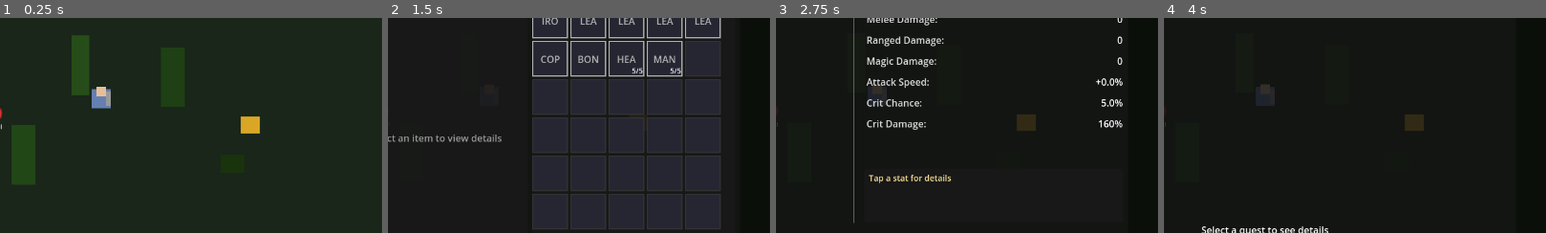
Above: before the commit, frames 1-4 (left to right).
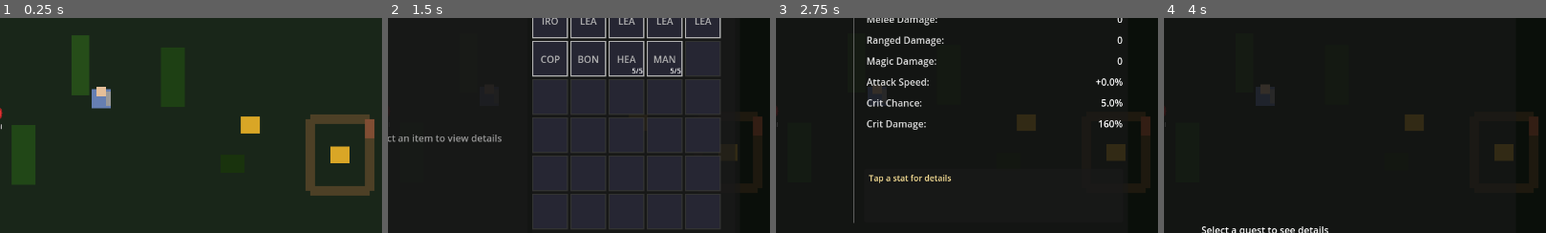
Above: after the commit, the same moments.

Repository: MatousHruska/MobileTestia
Game: Godot game, scene res://scenes/world/zone_forest.tscn
Same seed, same stepped clock (60 frames per second), same inputs: the game is played once before the commit and once after it. This scene is started directly instead of the project's main scene.
Inputs:
- Up to frame 1 (0.25 s): no input
- Up to frame 2 (1.5 s): click "☰" at 0.5 s; click "Inventory" at 1.25 s
- Up to frame 3 (2.75 s): click "Stats" at 2 s
- Up to frame 4 (4 s): click "Skills" at 2.75 s; click "Quests" at 3.5 s
The pictures show only the part of the screen within x 37-87%, y 32-82%; the shares and areas given below are measured in that part.

The runs differ from the first frame. In frame 1, 3.3% of the frame differs, in the area x 80-98%, y 44-83%; in frame 2, 0.3%; in frame 3, 0.6%; in frame 4, 0.6%.

Commit message:
Add secret room to Forest and miniboss spawn to Crypt
Forest:
- Added walled secret room at right side
- Old Wooden Door (locked, requires key_old_wooden)
- Golden chest inside as reward
- Walls with collision to block entry

Crypt:
- Added 4th enemy spawn position for Vampire Lord

Diff:
--- a/scenes/world/zone_crypt.tscn
+++ b/scenes/world/zone_crypt.tscn
@@ -14,7 +14,7 @@
 script = ExtResource("4_zone")
 zone_id = "zone_crypt"
 zone_name = "Ancient Crypt"
-enemy_spawn_positions = Array[Vector2]([Vector2(-200, 0), Vector2(-320, -80), Vector2(-250, 100)])
+enemy_spawn_positions = Array[Vector2]([Vector2(-200, 0), Vector2(-320, -80), Vector2(-250, 100), Vector2(300, 0)])
 
 [node name="Background" type="ColorRect" parent="."]
 offset_left = -640.0
--- a/scenes/world/zone_forest.tscn
+++ b/scenes/world/zone_forest.tscn
@@ -6,9 +6,19 @@
 [ext_resource type="Script" path="res://scripts/world/zone_base.gd" id="4_zone"]
 [ext_resource type="Script" path="res://scripts/world/zone_transition.gd" id="6_transition"]
 [ext_resource type="Script" path="res://scripts/interactable/chest_spawn_point.gd" id="7_chest_spawn"]
+[ext_resource type="Script" path="res://scripts/interactable/unlockable_door.gd" id="8_door"]
 
 [sub_resource type="RectangleShape2D" id="RectangleShape2D_trans"]
 size = Vector2(80, 40)
+
+[sub_resource type="RectangleShape2D" id="RectangleShape2D_wall_h"]
+size = Vector2(100, 16)
+
+[sub_resource type="RectangleShape2D" id="RectangleShape2D_wall_v"]
+size = Vector2(16, 120)
+
+[sub_resource type="RectangleShape2D" id="RectangleShape2D_wall_v2"]
+size = Vector2(16, 88)
 
 [node name="ZoneForest" type="Node2D"]
 script = ExtResource("4_zone")
@@ -103,4 +113,78 @@
 follow_smoothing = 8.0
 look_ahead_distance = 30.0
 
+[node name="SecretRoom" type="Node2D" parent="."]
+position = Vector2(400, 100)
+
+[node name="WallTop" type="StaticBody2D" parent="SecretRoom"]
+position = Vector2(0, -60)
+
+[node name="Visual" type="ColorRect" parent="SecretRoom/WallTop"]
+offset_left = -50.0
+offset_top = -8.0
+offset_right = 50.0
+offset_bottom = 8.0
+color = Color(0.3, 0.25, 0.15, 1)
+
+[node name="Collision" type="CollisionShape2D" parent="SecretRoom/WallTop"]
+shape = SubResource("RectangleShape2D_wall_h")
+
+[node name="WallBottom" type="StaticBody2D" parent="SecretRoom"]
+position = Vector2(0, 60)
+
+[node name="Visual" type="ColorRect" parent="SecretRoom/WallBottom"]
+offset_left = -50.0
+offset_top = -8.0
+offset_right = 50.0
+offset_bottom = 8.0
+color = Color(0.3, 0.25, 0.15, 1)
+
+[node name="Collision" type="CollisionShape2D" parent="SecretRoom/WallBottom"]
+shape = SubResource("RectangleShape2D_wall_h")
+
+[node name="WallLeft" type="StaticBody2D" parent="SecretRoom"]
+position = Vector2(-50, 0)
+
+[node name="Visual" type="ColorRect" parent="SecretRoom/WallLeft"]
+offset_left = -8.0
+offset_top = -60.0
+offset_right = 8.0
+offset_bottom = 60.0
+color = Color(0.3, 0.25, 0.15, 1)
+
+[node name="Collision" type="CollisionShape2D" parent="SecretRoom/WallLeft"]
+shape = SubResource("RectangleShape2D_wall_v")
+
+[node name="WallRight" type="StaticBody2D" parent="SecretRoom"]
+position = Vector2(50, 0)
+
+[node name="Visual" type="ColorRect" parent="SecretRoom/WallRight"]
+offset_left = -8.0
+offset_top = -28.0
+offset_right = 8.0
+offset_bottom = 60.0
+color = Color(0.3, 0.25, 0.15, 1)
+
+[node name="Collision" type="CollisionShape2D" parent="SecretRoom/WallRight"]
+shape = SubResource("RectangleShape2D_wall_v2")
+
+[node name="OldWoodenDoor" type="Node2D" parent="SecretRoom"]
+position = Vector2(50, -44)
+script = ExtResource("8_door")
+door_name = "Old Wooden Door"
+persistence_id = "forest_secret_door"
+required_key_id = "key_old_wooden"
+required_key_name = "Old Wooden Key"
+placeholder_size = Vector2(16, 32)
+
+[node name="SecretChest" type="Marker2D" parent="SecretRoom"]
+position = Vector2(0, 0)
+script = ExtResource("7_chest_spawn")
+spawn_id = "forest_secret_chest"
+spawn_chance = 1.0
+wooden_weight = 0
+iron_weight = 20
+golden_weight = 80
+allow_wooden = false
+
 [node name="HUD" parent="." instance=ExtResource("2_hud")]
Not shown: 1 places in scenes/world/zone_forest.tscn that only renumber resources
